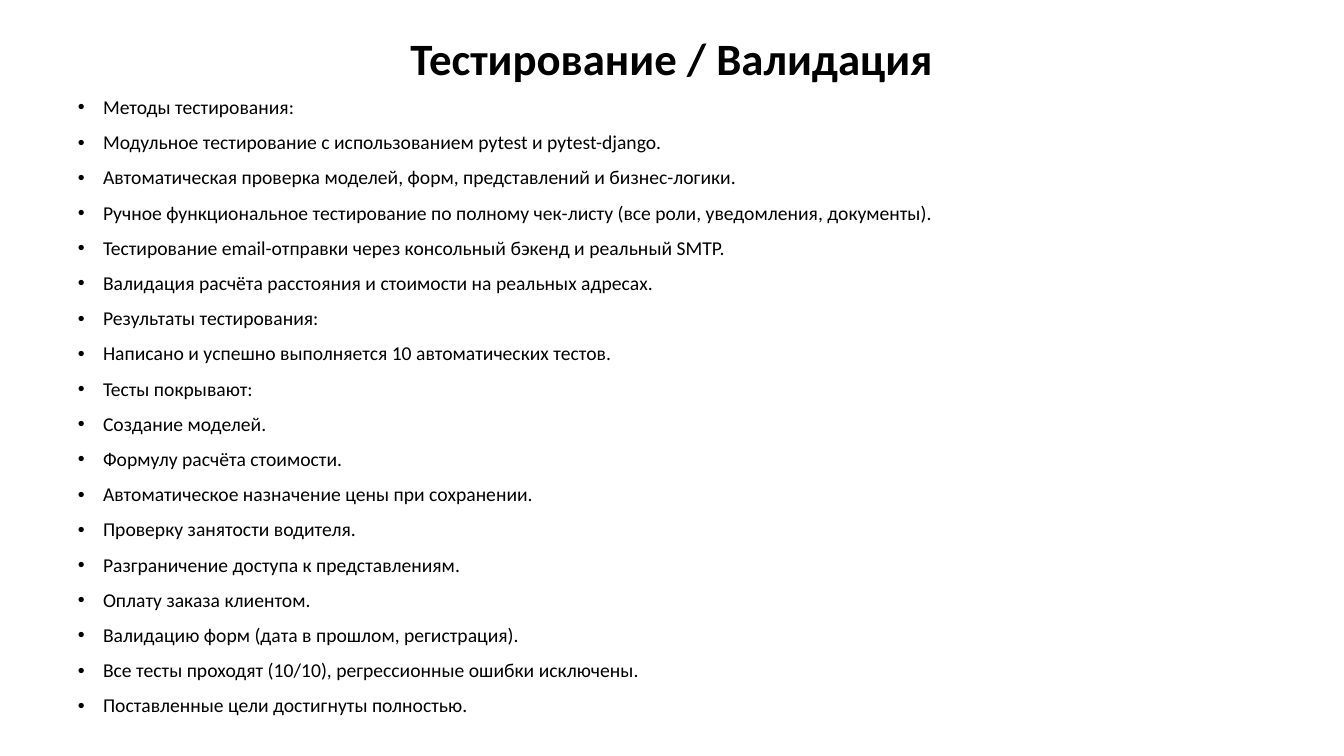
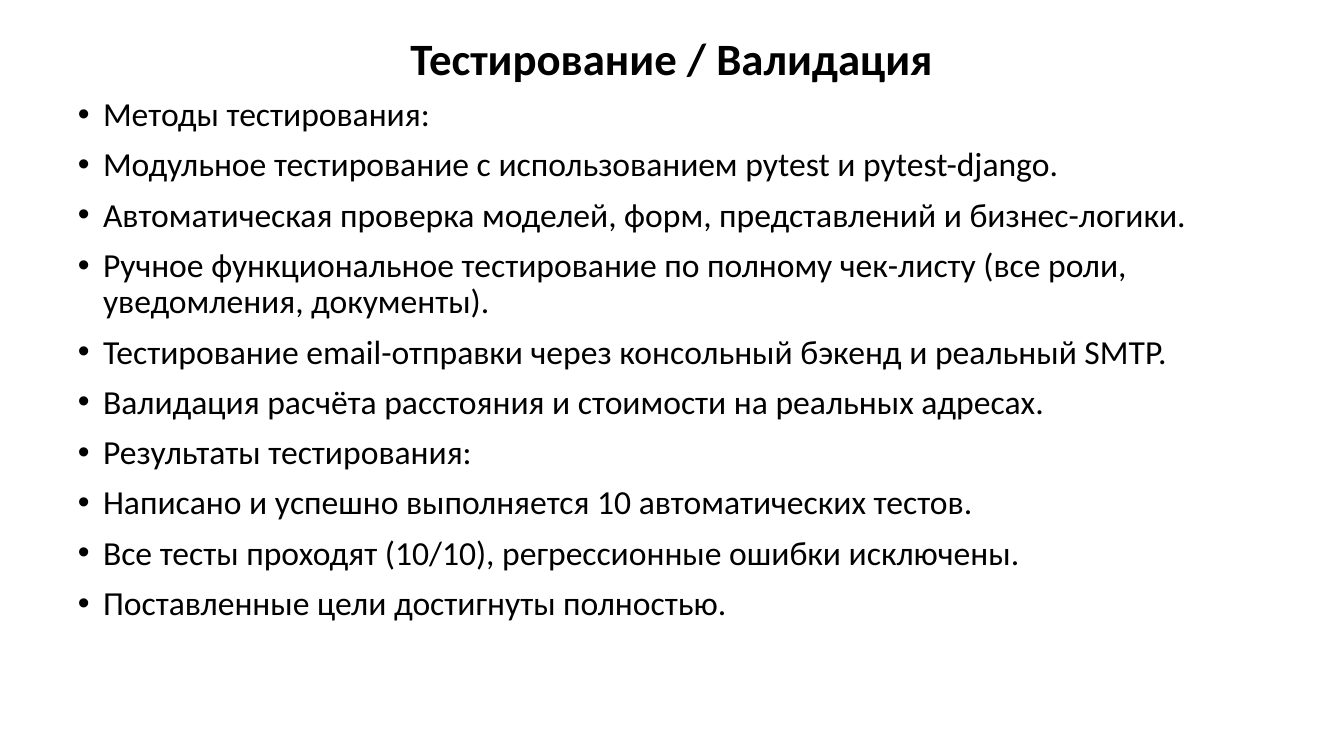
Before and after one commit to novovaytsk-dev/--------, a slide deck: slide 19 of CRM-система для службы грузоперевозок «TransportCRM».pptx. Drawn at 1344x756 pixels with LibreOffice and Linux fonts; fonts in the diff are those of the drawing. Boxes give left, top, right and bottom in pixels: in the first picture for what was removed or moved away, otherwise in the second. Text is boxed around its words. In the diff, an @@ line names an element or a change of style, - is before the commit and + after.

```diff
--- a/CRM-система для службы грузоперевозок «TransportCRM».pptx
+++ b/CRM-система для службы грузоперевозок «TransportCRM».pptx
@@ text "Методы тестирования:" at [103, 104, 1186, 621]: size 14 to 24 pt @@
@@ text at [103, 383, 533, 646]: paragraphs removed @@
-• Тесты покрывают:
-• Создание моделей.
-• Формулу расчёта стоимости.
-• Автоматическое назначение цены при сохранении.
-• Проверку занятости водителя.
-• Разграничение доступа к представлениям.
-• Оплату заказа клиентом.
-• Валидацию форм (дата в прошлом, регистрация).
```
Also in this commit, not shown: 1 slide added, 1 slide removed.
